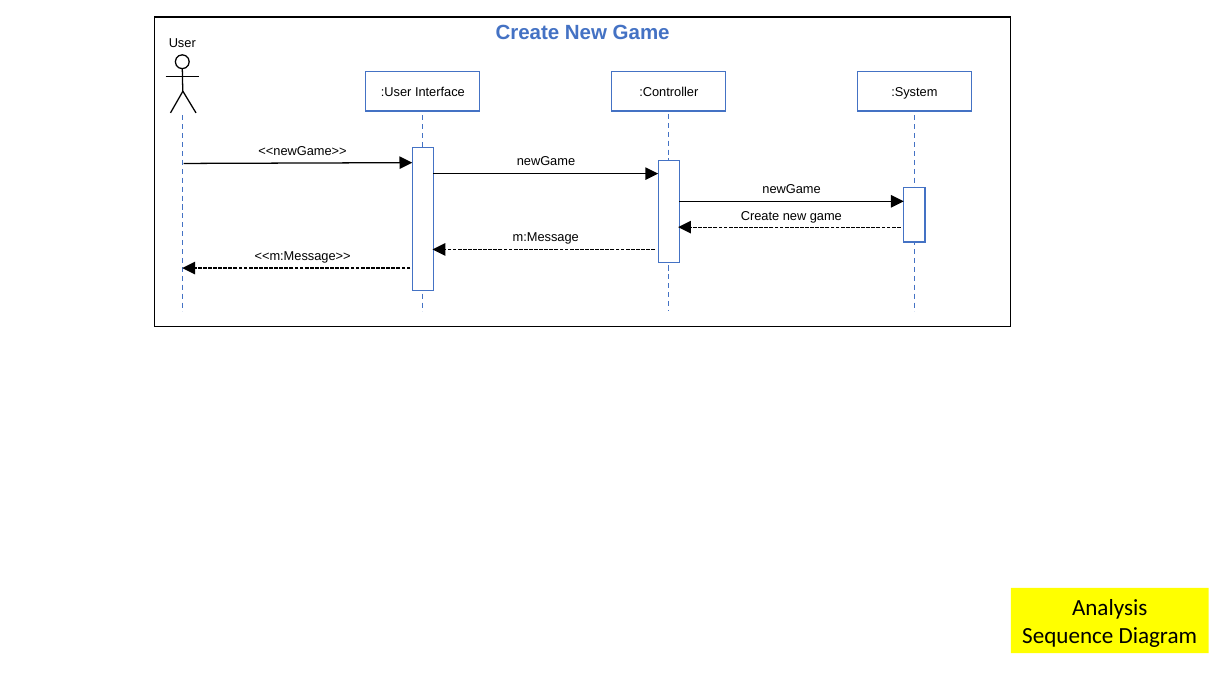
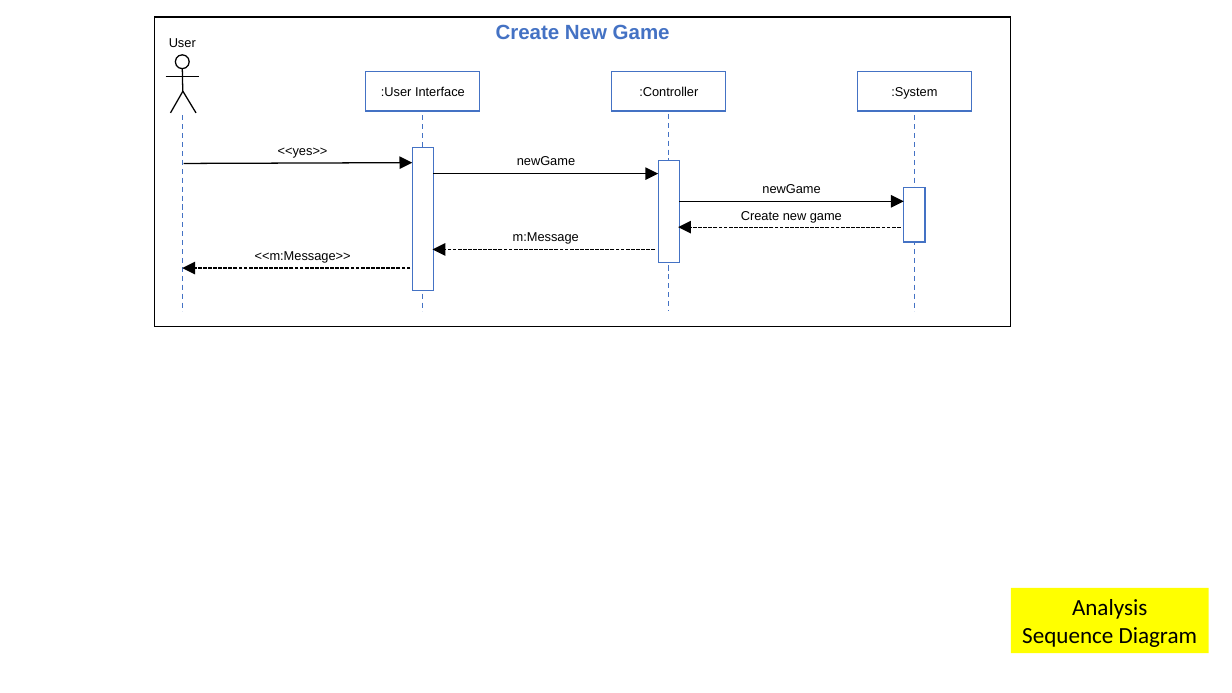
Before and after one commit to Eezby/Project-Burger, a slide deck: slide 2 of Documents/Deliverable drafts_&_templates/Deliverable 2/Sequence Diagram Source Graphics.pptx. Drawn at 1232x693 pixels with LibreOffice and Linux fonts; fonts in the diff are those of the drawing. Boxes give left, top, right and bottom in pixels: in the first picture for what was removed or moved away, otherwise in the second. Text is boxed around its words. In the diff, an @@ line names an element or a change of style, - is before the commit and + after.

```diff
--- a/Documents/Deliverable drafts_&_templates/Deliverable 2/Sequence Diagram Source Graphics.pptx
+++ b/Documents/Deliverable drafts_&_templates/Deliverable 2/Sequence Diagram Source Graphics.pptx
@@ text at [278, 147, 328, 158]: text changed @@
-<<newGame>>
+<<yes>>
```
Also in this commit, not shown: 7 other slides changed, 2 other files.
